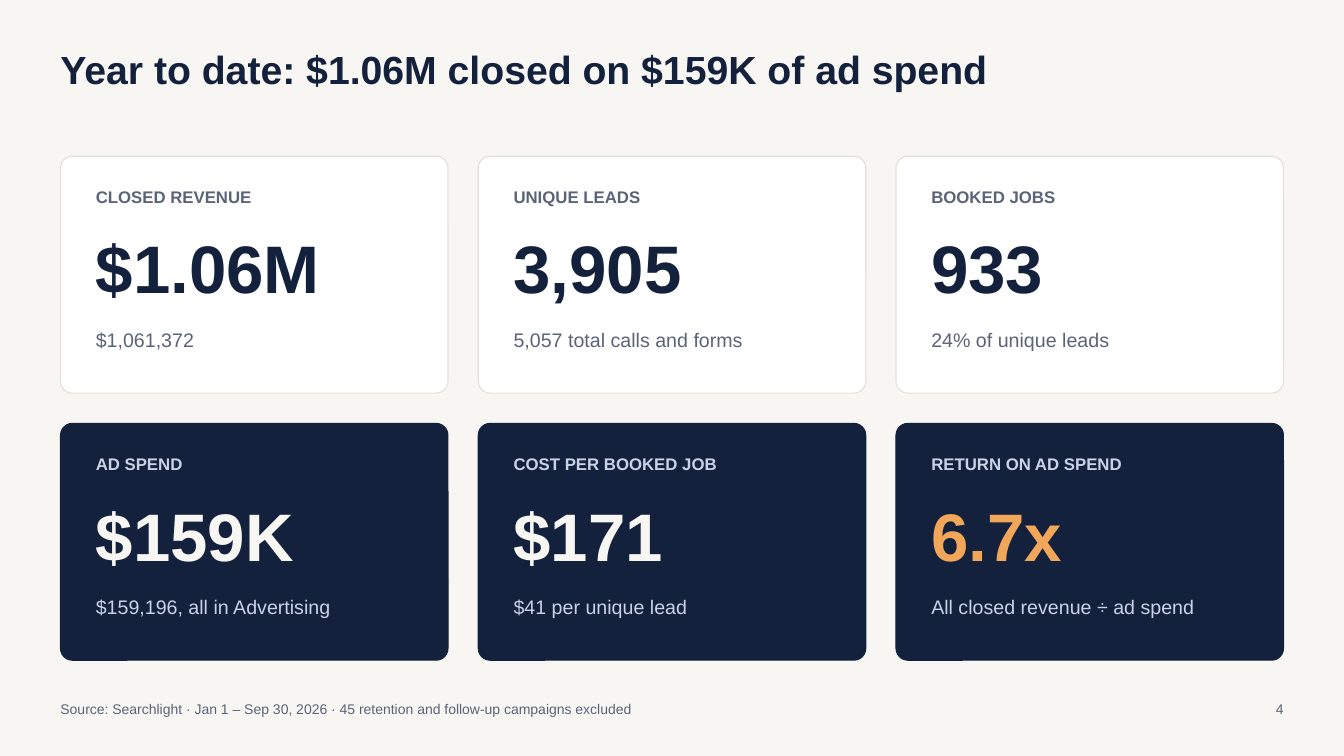
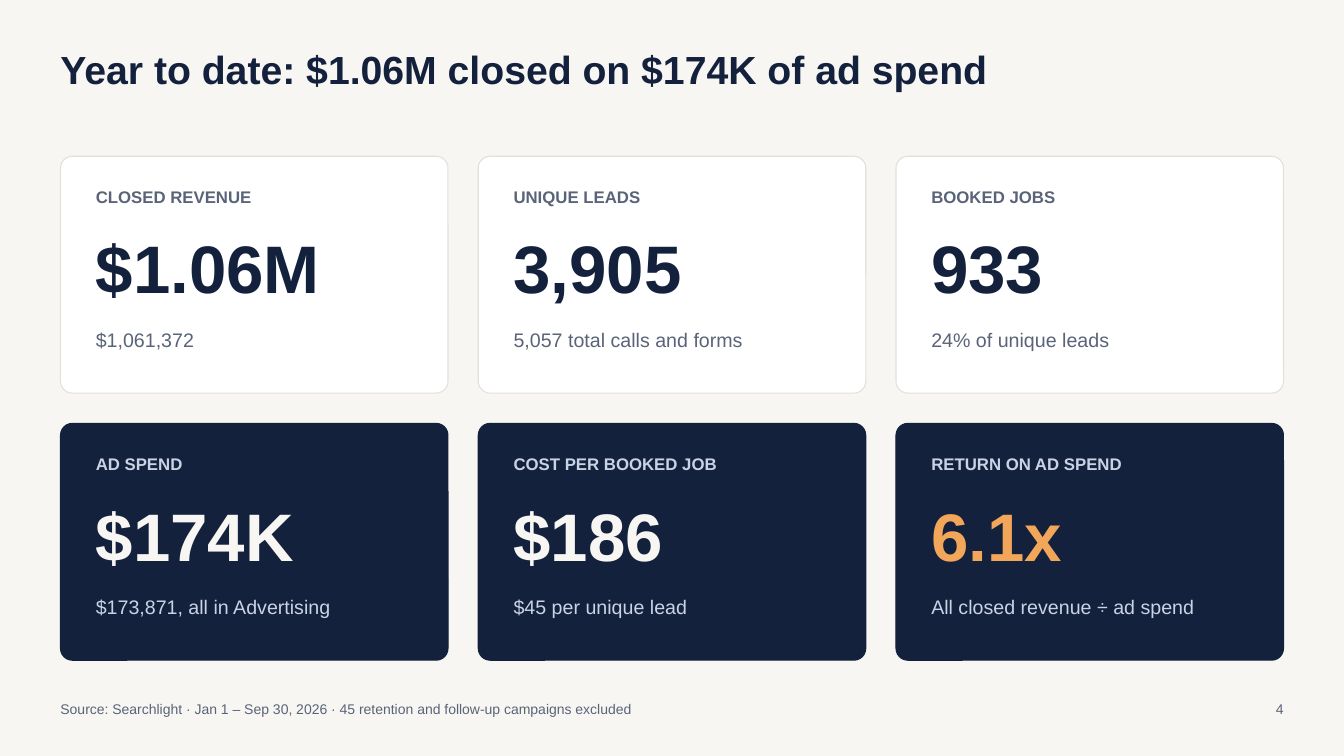
Before and after one commit to MktgCAP/Searchlight-YTD-Analysis, a slide deck: slide 4 of Coastal-Air-Plus-YTD-Performance-Sep2026.pptx. Drawn at 1344x756 pixels with LibreOffice and Linux fonts; fonts in the diff are those of the drawing. Boxes give left, top, right and bottom in pixels: in the first picture for what was removed or moved away, otherwise in the second. Text is boxed around its words. In the diff, an @@ line names an element or a change of style, - is before the commit and + after.

```diff
--- a/Coastal-Air-Plus-YTD-Performance-Sep2026.pptx
+++ b/Coastal-Air-Plus-YTD-Performance-Sep2026.pptx
@@ text at <box>60,55,987,92</box>: text changed @@
-Year to date: $1.06M closed on $159K of ad spend
+Year to date: $1.06M closed on $174K of ad spend
@@ text at <box>96,511,294,566</box>: text changed @@
-$159K
+$174K
@@ text at <box>514,511,663,566</box>: text changed @@
-$171
+$186
@@ text at <box>931,514,1062,562</box>: text changed @@
-6.7x
+6.1x
@@ text at <box>96,599,330,618</box>: text changed @@
-$159,196, all in Advertising
+$173,871, all in Advertising
@@ text at <box>514,599,687,618</box>: text changed @@
-$41 per unique lead
+$45 per unique lead
```
Also in this commit, not shown: 3 other slides changed.
